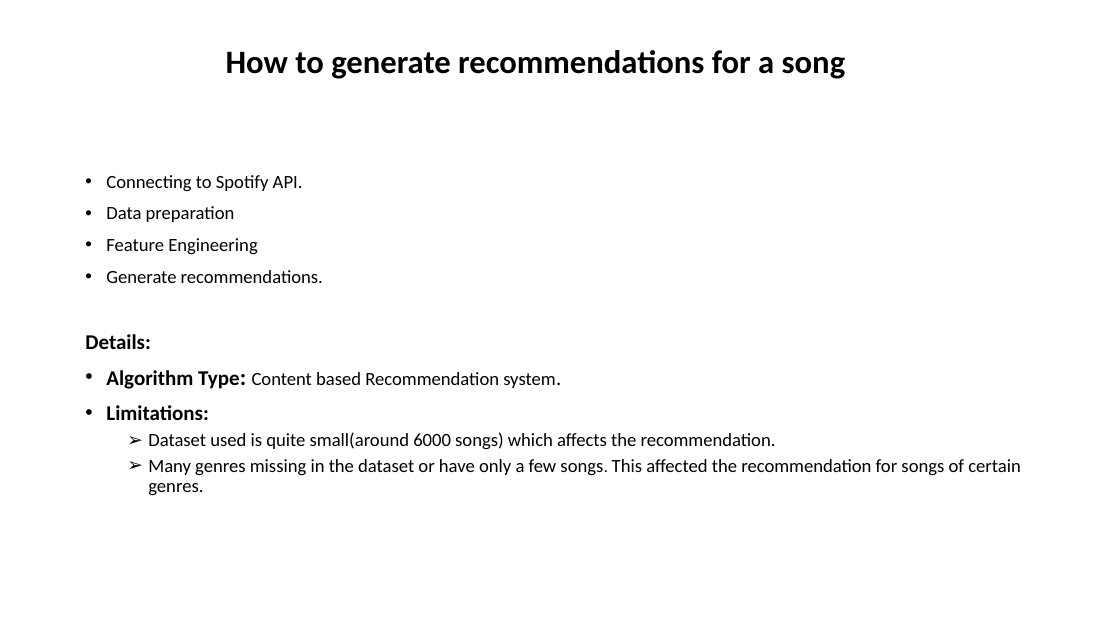
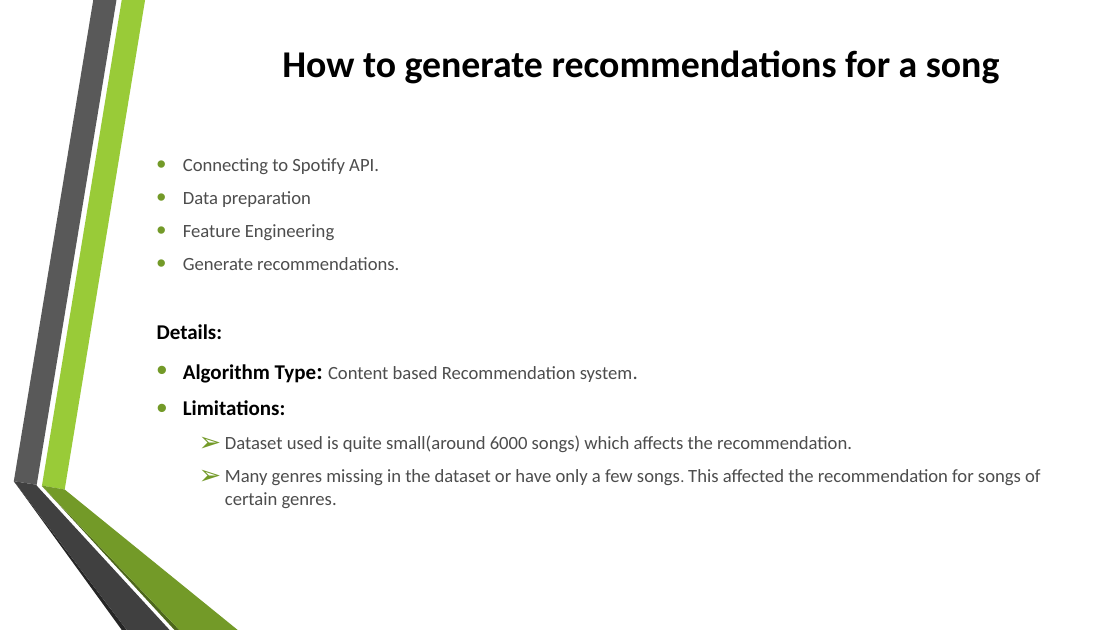
Before and after one commit to singharsh10/Music_Recommendation_System, a slide deck: slide 3 of Music_Recommendation_System.pptx. Drawn at 1120x630 pixels with LibreOffice and Linux fonts; fonts in the diff are those of the drawing; background and template pictures are left out. Boxes give left, top, right and bottom in pixels: in the first picture for what was removed or moved away, otherwise in the second. Text is boxed around its words. In the diff, an @@ line names an element or a change of style, - is before the commit and + after.

```diff
--- a/Music_Recommendation_System.pptx
+++ b/Music_Recommendation_System.pptx
@@ title "How to generate recommendations for ..." at box(282, 50, 1000, 84): size 28 to 32.4 pt; alignment left to centre; line spacing 0.9 to 1 @@
@@ text "Connecting to Spotify API.": place and size @@
-text "Connecting to Spotify API." at box(85, 175, 1021, 496)
+text "Connecting to Spotify API." at box(157, 158, 1040, 508)
@@ text "Connecting to Spotify API." at box(157, 158, 1040, 508): text colour #000000 to #4D4D4D in "Connecting to Spotify API.", "Data preparation", "Feature Engineering", "Generate recommendations." and 3 more places; indent changed; line spacing 0.9 to 1; more space between paragraphs; vertical alignment top to middle @@
@@ group added at box(13, 0, 238, 630): 6 freeform shapes @@
```
Also in this commit, not shown: 14 other slides changed, 1 slide added, 1 slide removed.
